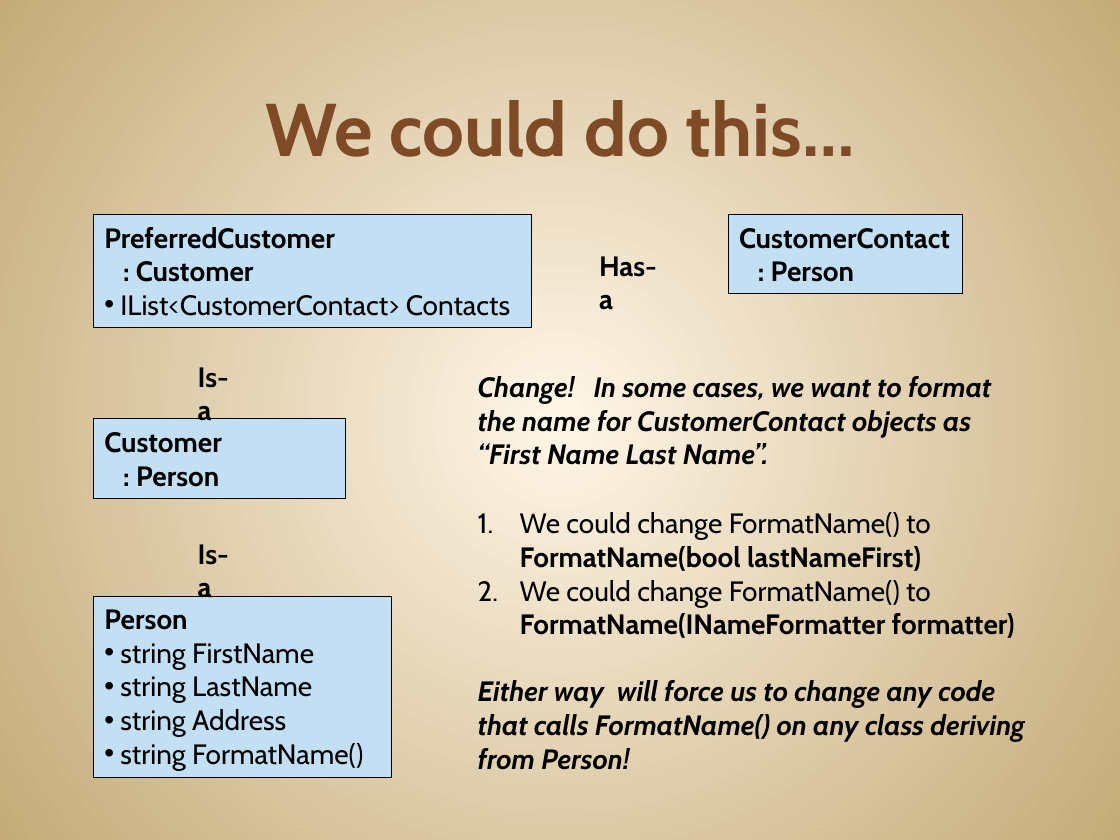
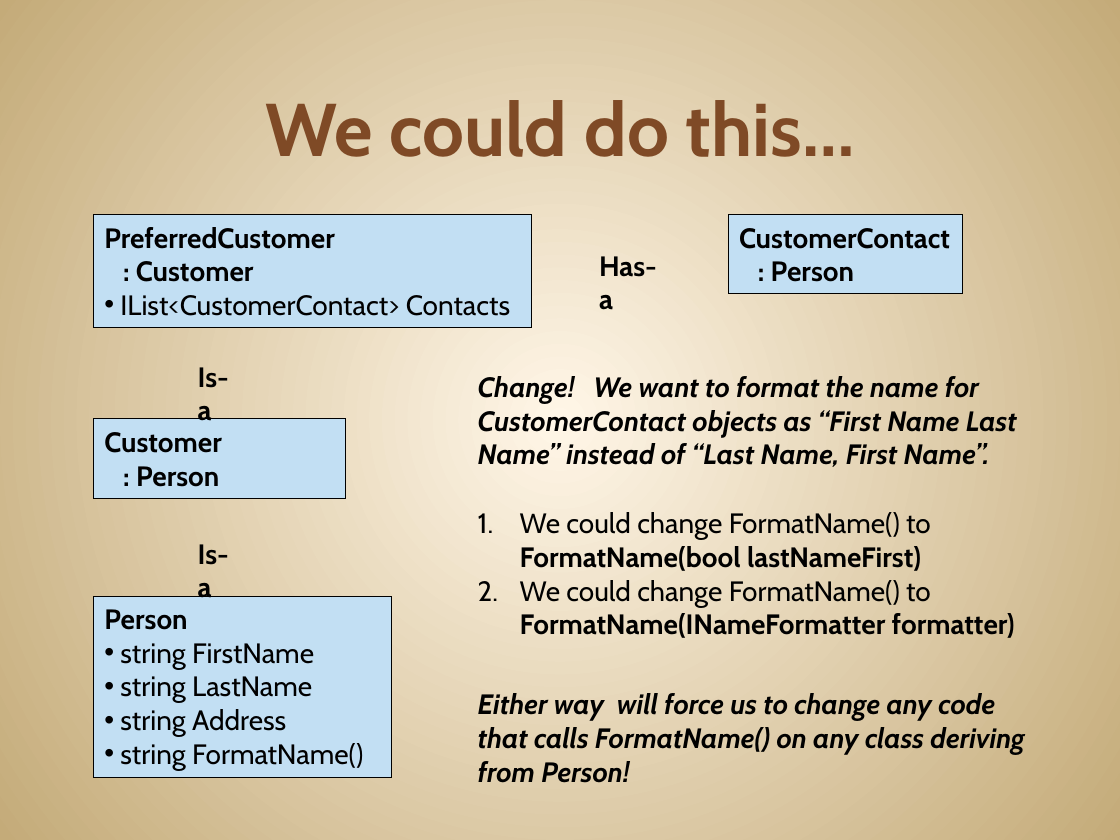
Before and after one commit to JonKruger/oop-solid-sample, a slide deck: slide 34 of slides/OOP-SOLID-CodeMash.pptx. Drawn at 1120x840 pixels with LibreOffice and Linux fonts; fonts in the diff are those of the drawing. Boxes give left, top, right and bottom in pixels: in the first picture for what was removed or moved away, otherwise in the second. Text is boxed around its words. In the diff, an @@ line names an element or a change of style, - is before the commit and + after.

```diff
--- a/slides/OOP-SOLID-CodeMash.pptx
+++ b/slides/OOP-SOLID-CodeMash.pptx
@@ text at (478,376,1017,467): text changed @@
-Change! In some cases, we want to format the name for CustomerContact objects as “First Name Last Name”.
+Change! We want to format the name for CustomerContact objects as “First Name Last Name” instead of “Last Name, First Name”.
@@ text at (478,680,1024,770): paragraph removed @@
-Either way will force us to change any code that calls FormatName() on any class deriving from Person!
@@ text added at (478,693,1024,783), 18 pt, text #000000, bold, italic @@
+Either way will force us to change any code that calls FormatName() on any class deriving from Person!
```
Also in this commit, not shown: 11 other slides changed, 4 slides added, 4 slides removed, 4 other files.
